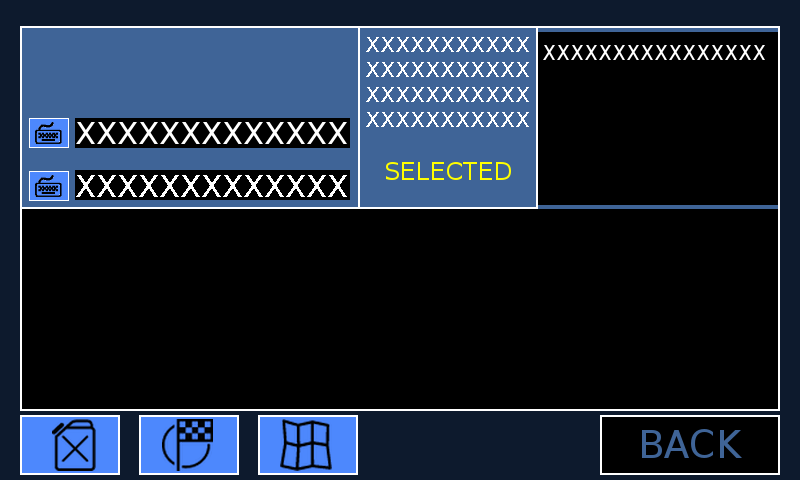
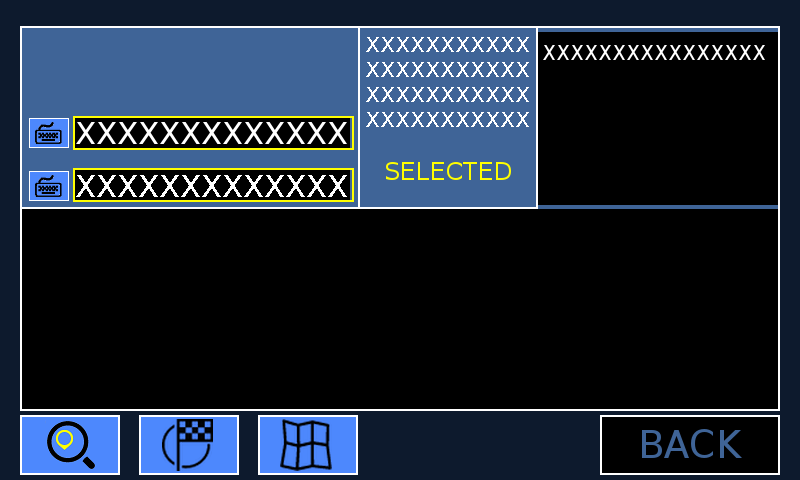
Layer changes from the first 800 × 480 image to the second:
renamed "select-search-for-refill-image" to "Clipboard #1", painted on it over (x1=45, y1=419, x2=96, y2=471)
added layer "categoryFrame" above "categoryValue" over (x1=73, y1=116, x2=354, y2=150)
added layer "poiFrame" above "poiValue" over (x1=73, y1=168, x2=354, y2=202)
